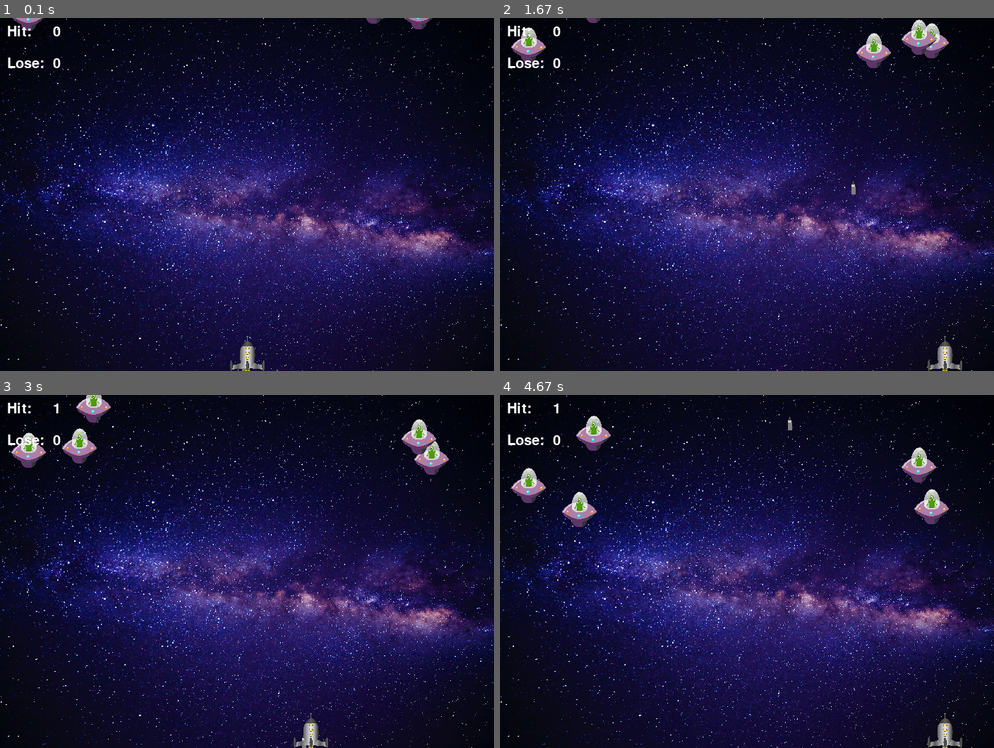
Above: before the commit, frames 1-4 (two rows, left to right).
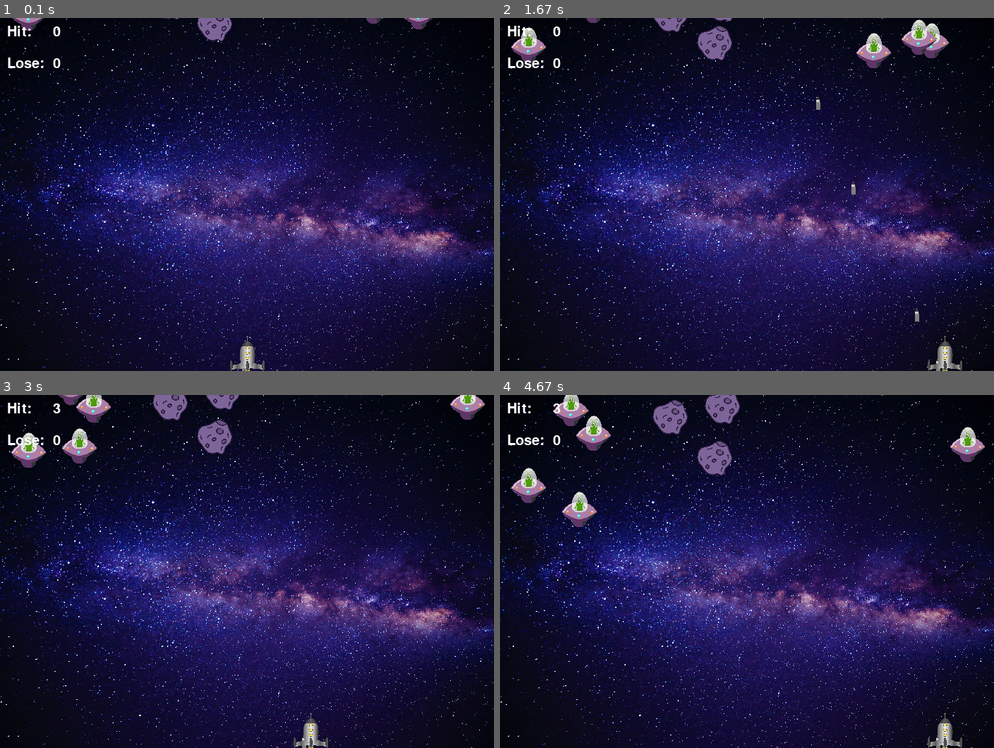
Above: after the commit, the same moments.

Repository: SakhAlgo/PythonPro2
Game: pygame game, started from PyGame/Shuter/shooter_game.py
Same seed, same stepped clock (60 frames per second), same inputs: the game is played once before the commit and once after it.
Inputs:
- Up to frame 1 (0.1 s): no input
- Up to frame 2 (1.67 s): tap Space at 0.33, 0.73, 1.03, 1.23, 1.53 s; hold Right 0.67-1.13 s; hold Right 1.17-1.63 s
- Up to frame 3 (3 s): hold Left 1.67-2.2 s; tap Space at 1.73, 2.03, 2.3, 2.6, 2.73 s; hold Left 2.23-2.63 s; hold Right from 2.67 s (still down)
- Up to frame 4 (4.67 s): tap Space at 3.03, 3.4, 3.7, 3.9, 4.2, 4.4 s; release Right at 3.3 s; hold Left 3.33-3.8 s; hold Right 3.83-4.3 s; hold Right from 4.33 s (still down)

The runs differ from the first frame. In frame 1, 0.4% of the frame differs, in the area x 33-47%, y 0-7%; in frame 2, 0.8%; in frame 3, 2.3%; in frame 4, 3.1%, in the area x 10-99%, y 0-100%.

Commit message:
final version

Diff:
--- a/PyGame/Shuter/shooter_game.py
+++ b/PyGame/Shuter/shooter_game.py
@@ -1,5 +1,6 @@
 #Создай собственный Шутер!
 import pygame
+from time import sleep, time
 
 pygame.init()
 window = pygame.display.set_mode((700, 500))
@@ -71,6 +72,12 @@
     def draw(self, shiftX=10, shiftY=20):
         window.blit(self.image, (self.rect.x + shiftX, self.rect.y + shiftY))
 
+
+asteroids = []
+for i in range(3):
+    aster = Enemy('asteroid.png', randint(0, 650), randint(-100, 0), randint(2, 5))
+    asteroids.append(aster)
+
 enemies = []
 for i in range(5):
     enemy = Enemy('ufo.png', randint(0, 650), randint(-100, 0), randint(3, 7))
@@ -102,11 +109,14 @@
     bullet = Bullet('bullet.png', rect.rect.x, rect.rect.y)
     bullets.append(bullet)
 
-font = pygame.font.SysFont('verdana', 40)
-
-win_label = font.render('YOU WIN', True, (0,250,0))
-lose_label = font.render('YOU LOSE', 40, (0,250,0))
-
+amount_bullets = 6
+font = pygame.font.SysFont('verdana', 30)
+
+win_label = font.render('YOU WIN.', True, (0,250,0))
+lose_label = font.render('YOU LOSE.', True, (0,250,0))
+info_label = font.render('Press ESC to exit or TAB to continue.', True, (255,255,255))
+
+stat = 0
 gameStatus = 1
 while isGame:
     if gameStatus == 1:
@@ -117,20 +127,22 @@
             if event.type == pygame.KEYDOWN:
                 if event.key == pygame.K_SPACE:
                     for bullet in bullets:
-                        bullet.speed = 10
-                        # break
-                        # bullets.remove(bullet)
-                        fire.play()
-
-                    print(len(bullets))
+                        if bullet.speed == 0 and amount_bullets > 0:
+                            bullet.speed = 10
+                            fire.play()
+                            amount_bullets -= 1
+                            break
+                        elif amount_bullets == 0:
+                            amount_bullets -= 1
+                            start = time()
+                            break
+
+        if amount_bullets < 0:
+            end = time()
+            if end - start > 3:
+                amount_bullets = 6
+
         window.blit(galaxy, (0, 0))
-
-        if numHit == 10:
-            window.blit(win_label, (300, 200))
-            gameStatus = 2
-        if numLose == 3:
-            window.blit(lose_label, (300, 200))
-            gameStatus = 2
 
         for enemy in enemies:
             for bullet in bullets:
@@ -143,6 +155,15 @@
                     bullet.speed = 0
                     numHit += 1
                     # break
+        for aster in asteroids:
+            for bullet in bullets:
+                if bullet.rect.colliderect(aster.rect):
+                    bullet.rect.x = rect.rect.x
+                    bullet.rect.y = rect.rect.y + 10
+                    bullet.speed = 0
+
+        for aster in asteroids:
+            aster.draw()
 
         for bullet in bullets:
             bullet.move()
@@ -165,9 +186,19 @@
                 i.speed = randint(3, 10)
                 numLose += 1
                 break
+        for i in asteroids:
+            i.draw()
+            if i.rect.y > 450 or i.rect.colliderect(rect.rect):
+                i.rect.x = randint(0, 650)
+                i.rect.y = randint(-100, 0)
+                i.speed = randint(3, 10)
+                numLose += 1
+                break
 
         if speed_enemies == 10:
             for i in enemies:
+                i.move()
+            for i in asteroids:
                 i.move()
             speed_enemies = 0
 
@@ -183,10 +214,30 @@
         rect.move()
     elif gameStatus == 2:
         for i in pygame.event.get():
+            if i.type == pygame.QUIT:
+                isGame = False
+                quit()
+
             if i.type == pygame.KEYDOWN:
                 if i.key == pygame.K_TAB:
                     numHit = 0
                     numLose = 0
                     gameStatus = 1
+                    pygame.mixer.music.play()
+                if i.key == pygame.K_ESCAPE:
+                    isGame = False
+
+
+    if numHit == 10:
+        window.blit(win_label, (300, 200))
+        window.blit(info_label, (80, 250))
+        pygame.mixer.music.stop()
+        gameStatus = 2
+    if numLose == 3:
+        window.blit(lose_label, (300, 200))
+        window.blit(info_label, (80, 250))
+        pygame.mixer.music.stop()
+        gameStatus = 2
+
     clock.tick(60)
     pygame.display.update()
Binary file added: PyGame/asteroid.png
